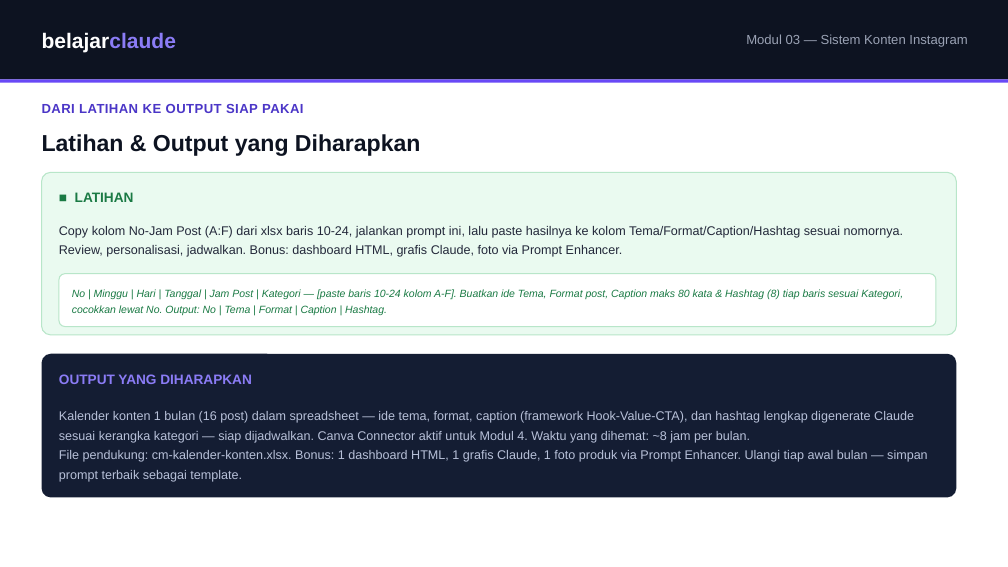
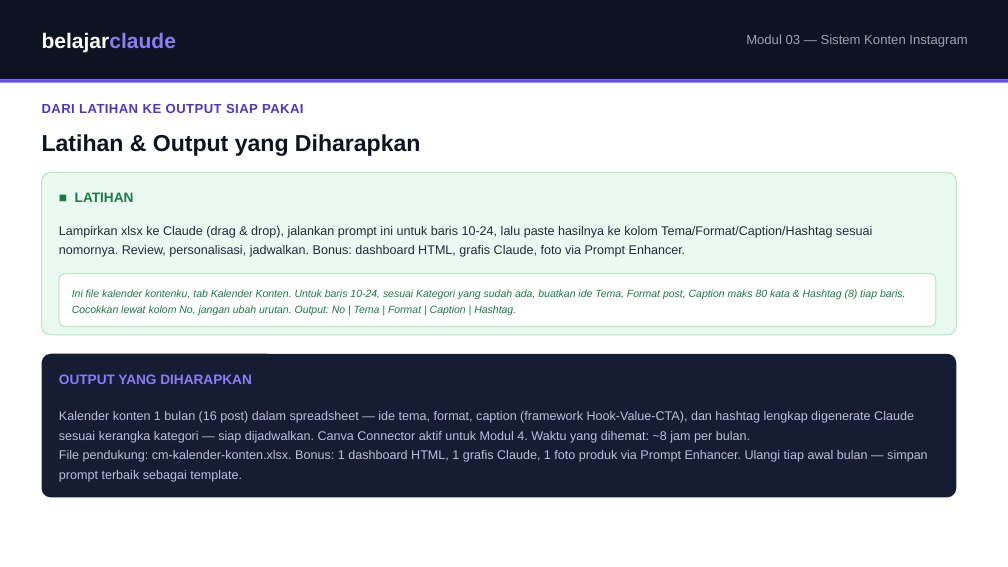
Before and after one commit to juliautomo/belajar-claude, a slide deck: slide 7 of Content-Marketing/M03-Konten-Instagram/K3-M03-Sistem-Konten-Instagram.pptx. Drawn at 1008x567 pixels with LibreOffice and Linux fonts; fonts in the diff are those of the drawing. Boxes give left, top, right and bottom in pixels: in the first picture for what was removed or moved away, otherwise in the second. Text is boxed around its words. In the diff, an @@ line names an element or a change of style, - is before the commit and + after.

Commit message:
M03: fix HTML/PPTX prompt mismatch, switch to drag-and-drop xlsx workflow, make Latihan header prominent site-wide

```diff
--- a/Content-Marketing/M03-Konten-Instagram/K3-M03-Sistem-Konten-Instagram.pptx
+++ b/Content-Marketing/M03-Konten-Instagram/K3-M03-Sistem-Konten-Instagram.pptx
@@ text at <box>59,226,872,257</box>: text changed @@
-Copy kolom No-Jam Post (A:F) dari xlsx baris 10-24, jalankan prompt ini, lalu paste hasilnya ke kolom Tema/Format/Caption/Hashtag sesuai nomornya. Review, personalisasi, jadwalkan. Bonus: dashboard HTML, grafis Claude, foto via Prompt Enhancer.
+Lampirkan xlsx ke Claude (drag & drop), jalankan prompt ini untuk baris 10-24, lalu paste hasilnya ke kolom Tema/Format/Caption/Hashtag sesuai nomornya. Review, personalisasi, jadwalkan. Bonus: dashboard HTML, grafis Claude, foto via Prompt Enhancer.
@@ text at <box>72,289,906,315</box>: text changed @@
-No | Minggu | Hari | Tanggal | Jam Post | Kategori — [paste baris 10-24 kolom A-F]. Buatkan ide Tema, Format post, Caption maks 80 kata & Hashtag (8) tiap baris sesuai Kategori, cocokkan lewat No. Output: No | Tema | Format | Caption | Hashtag.
+Ini file kalender kontenku, tab Kalender Konten. Untuk baris 10-24, sesuai Kategori yang sudah ada, buatkan ide Tema, Format post, Caption maks 80 kata & Hashtag (8) tiap baris. Cocokkan lewat kolom No, jangan ubah urutan. Output: No | Tema | Format | Caption | Hashtag.
```
Also in this commit, not shown: 3 other slides changed, 2 other files.
